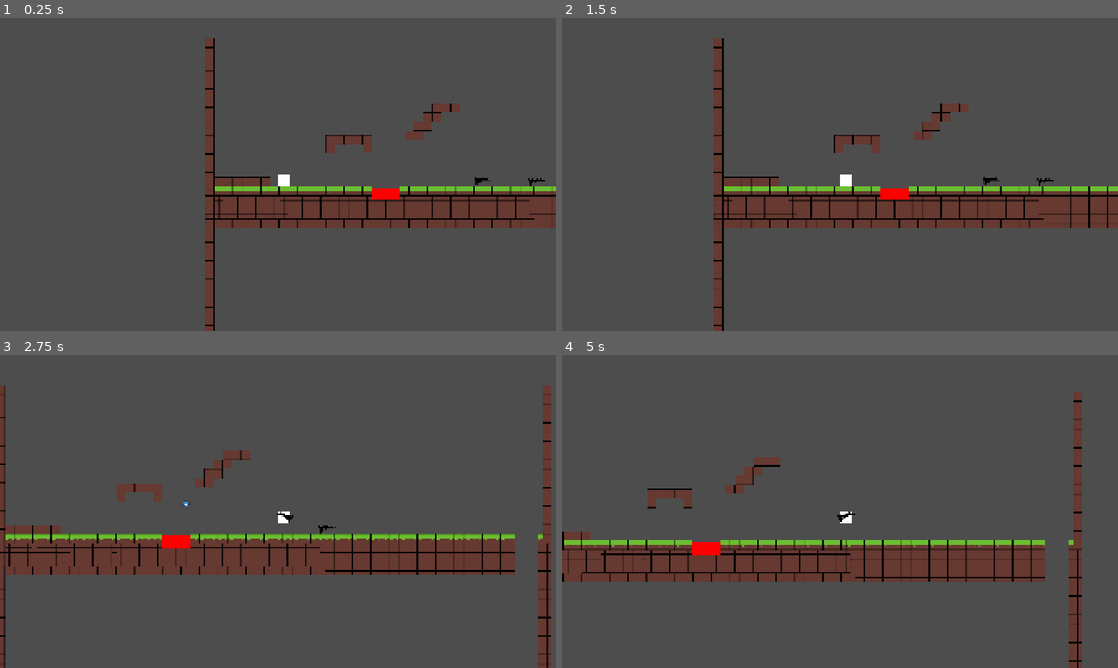
Above: before the commit, frames 1-4 (two rows, left to right).
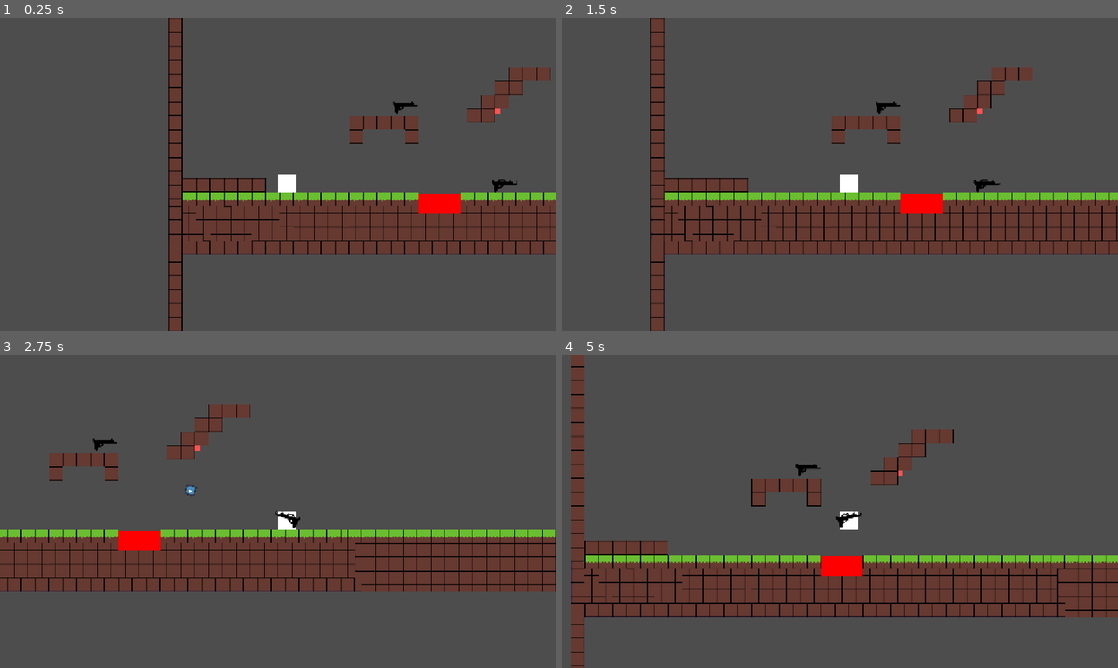
Above: after the commit, the same moments.

Repository: Maycon-jeferson/attack_Ford
Game: Godot game, scene res://src/words/debug.tscn
The game is run twice, just before and just after one commit, with the same random seed, the same clock (stepped at 60 frames per second) and the same inputs. The engine's default icon, where the game draws it, is replaced by a stand-in: a white triangle on a blue panel in a dark square.
Inputs (mouse positions are in pixels of both pictures, inside the frame that each line leads up to):
- Up to frame 1 (0.25 s): no input
- Up to frame 2 (1.5 s): tap Enter (ui_accept) at 0.5, 0.77 s; move the mouse to (812, 237) at 0.52 s; press the mouse at (812, 237) at 0.53 s; hold Right (ui_right) from 0.53 s (still down); move the mouse to (1006, 221) at 1.27 s; release the mouse at (1006, 221) at 1.28 s; click (1006, 221) at 1.35 s
- Up to frame 3 (2.75 s): tap Enter (ui_accept) at 1.52 s; move the mouse to (111, 464) at 2.02 s; release Right (ui_right) at 2.03 s; press the mouse at (111, 464) at 2.03 s; hold Left (ui_left) from 2.03 s (still down)
- Up to frame 4 (5 s): move the mouse to (867, 511) at 2.77 s; release the mouse at (867, 511) at 2.78 s; click (867, 511) at 2.85 s; tap Enter (ui_accept) at 3.02, 3.77, 4.52 s; move the mouse to (756, 433) at 3.52 s; press the mouse at (756, 433) at 3.53 s; move the mouse to (962, 495) at 4.27 s; release Left (ui_left) at 4.28 s; release the mouse at (962, 495) at 4.28 s; hold Right (ui_right) from 4.28 s (still down); click (962, 495) at 4.35 s

The runs differ from the first frame. In frame 1, 17% of the frame differs, in the area x 30-100%, y 0-100%; in frame 2, 20%; in frame 3, 16%; in frame 4, 25%, in the area x 0-100%, y 0-100%.

Commit message:
mecanica de switch button feio, nao completo

Diff:
--- a/project.godot
+++ b/project.godot
@@ -17,14 +17,15 @@
 
 [display]
 
-window/size/viewport_width=1920
-window/size/viewport_height=1080
+window/size/viewport_width=1280
+window/size/viewport_height=720
 window/size/borderless=true
 window/stretch/mode="canvas_items"
 
 [global_group]
 
 player=""
+button=""
 
 [input]
 
--- a/src/behavior/bullet.gd
+++ b/src/behavior/bullet.gd
@@ -22,3 +22,8 @@
 	if _body.is_in_group("player"):
 		return
 	queue_free()
+
+func _on_area_entered(area: Area2D):
+	if area.is_in_group("button"):
+		if area.has_method("switch_button"):
+			area.switch_button()
--- a/src/behavior/bullet.tscn
+++ b/src/behavior/bullet.tscn
@@ -16,4 +16,5 @@
 scale = Vector2(0.1875, 0.1875)
 texture = ExtResource("1_ci52h")
 
+[connection signal="area_entered" from="." to="." method="_on_area_entered"]
 [connection signal="body_entered" from="." to="." method="_on_body_entered"]
--- /dev/null
+++ b/src/button_red.gd
@@ -0,0 +1,15 @@
+extends Area2D
+
+var switch: bool
+
+func switch_button():
+	switch = !switch
+	print(switch)
+	sprinte_change()
+
+func sprinte_change():
+	if switch == false:
+		print("button_off")
+
+	if switch == true:
+		print("button_on")
--- /dev/null
+++ b/src/button_red.tscn
@@ -0,0 +1,19 @@
+[gd_scene load_steps=3 format=3 uid="uid://bbuxcak6jbq0h"]
+
+[ext_resource type="Script" uid="uid://cjs883inr848l" path="res://src/button_red.gd" id="1_ldmho"]
+
+[sub_resource type="RectangleShape2D" id="RectangleShape2D_ldmho"]
+size = Vector2(40, 40)
+
+[node name="Button_red" type="Area2D" groups=["button"]]
+scale = Vector2(0.3, 0.3)
+script = ExtResource("1_ldmho")
+
+[node name="CollisionShape2D" type="CollisionShape2D" parent="."]
+position = Vector2(20, 20)
+shape = SubResource("RectangleShape2D_ldmho")
+
+[node name="ColorRect" type="ColorRect" parent="."]
+offset_right = 40.0
+offset_bottom = 40.0
+color = Color(1, 0.32, 0.32, 1)
--- a/src/words/debug.tscn
+++ b/src/words/debug.tscn
@@ -1,10 +1,11 @@
-[gd_scene load_steps=8 format=4 uid="uid://r6w5kl3o16x4"]
+[gd_scene load_steps=9 format=4 uid="uid://r6w5kl3o16x4"]
 
 [ext_resource type="Texture2D" uid="uid://be2u0n5exhwyg" path="res://src/Sprite-0001.png" id="1_d6qkx"]
 [ext_resource type="PackedScene" uid="uid://cc4wvythgpmfg" path="res://src/player/player.tscn" id="1_dpja1"]
 [ext_resource type="PackedScene" uid="uid://s7mx2exvtgav" path="res://src/behavior/lava.tscn" id="3_i64cw"]
 [ext_resource type="PackedScene" uid="uid://efoauy12ng3w" path="res://src/itens/ak_1.tscn" id="4_tx7jt"]
 [ext_resource type="PackedScene" uid="uid://bwb7k76ggbi5y" path="res://src/itens/shootgun.tscn" id="5_swmse"]
+[ext_resource type="PackedScene" uid="uid://bbuxcak6jbq0h" path="res://src/button_red.tscn" id="6_qcvu7"]
 
 [sub_resource type="TileSetAtlasSource" id="TileSetAtlasSource_d6qkx"]
 texture = ExtResource("1_d6qkx")
@@ -99,9 +100,12 @@
 scale = Vector2(2.4, 1.12)
 
 [node name="Ak_1" parent="." instance=ExtResource("4_tx7jt")]
-position = Vector2(1144, 499)
+position = Vector2(773, 500)
 
 [node name="shootgun" parent="." instance=ExtResource("5_swmse")]
-position = Vector2(958, 496)
+position = Vector2(546, 319)
 shoot_cooldown = 1.0
 recoil_force = 350.0
+
+[node name="Button_red" parent="." instance=ExtResource("6_qcvu7")]
+position = Vector2(752, 320)
Not shown, added: src/button_red.gd.uid
